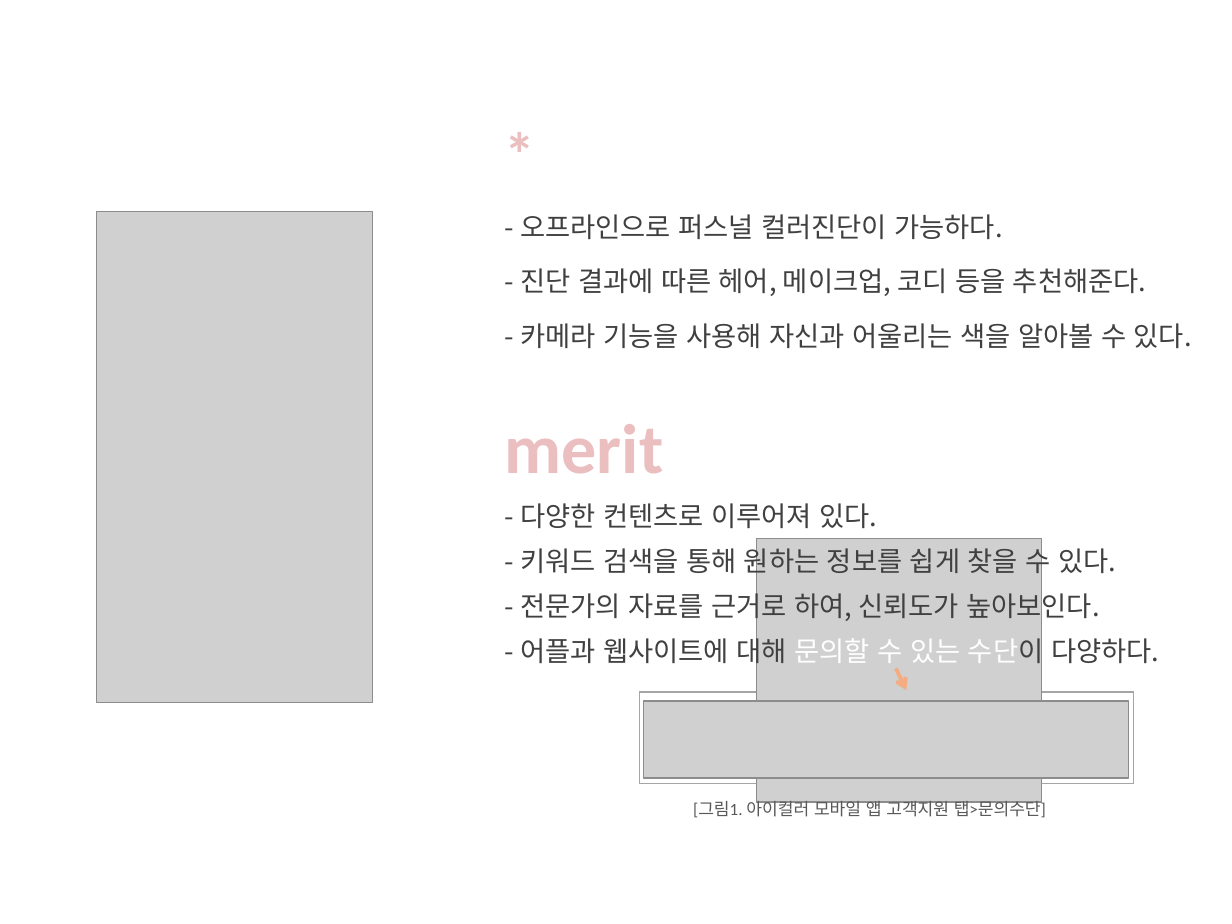
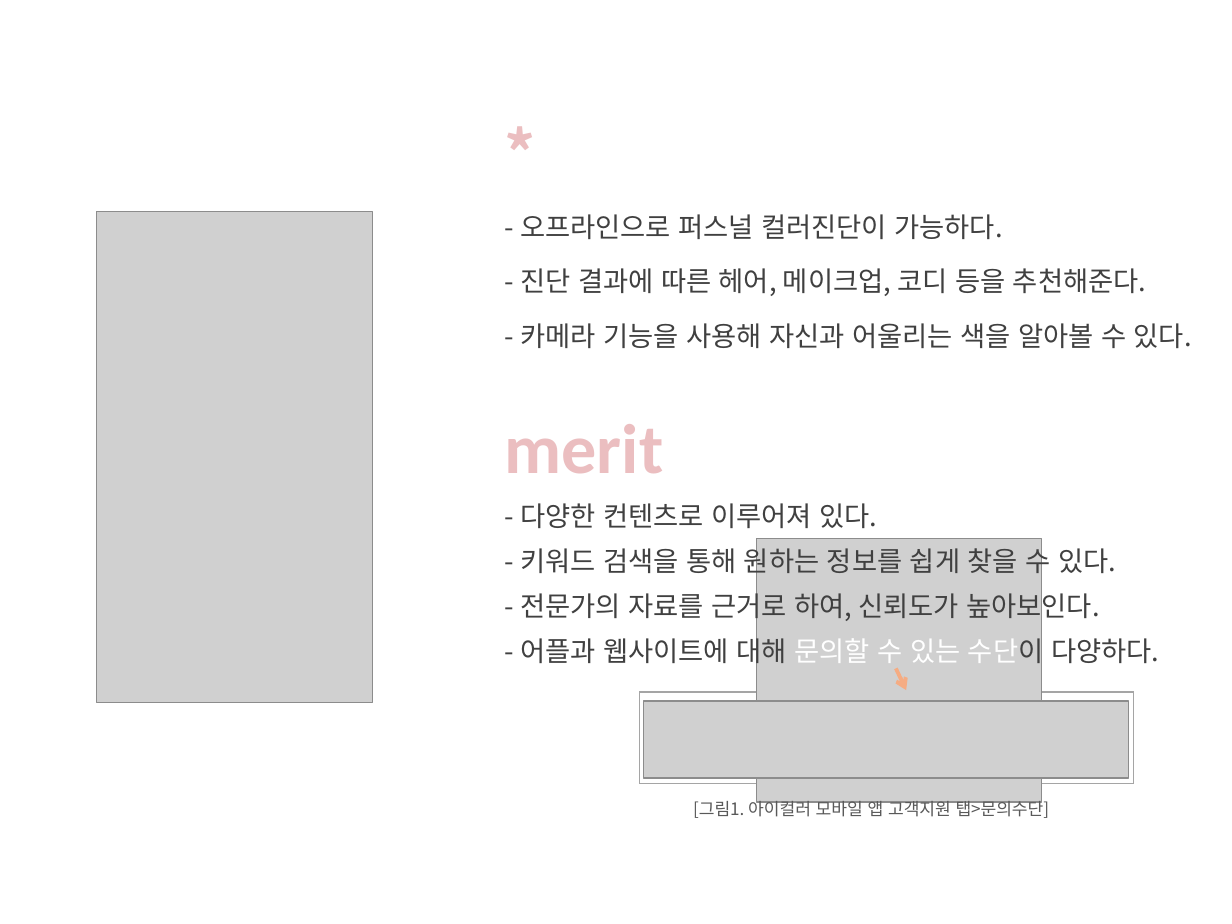
Before and after one commit to rlamj5555/ui_ux_test, a slide deck: slide 10 of project_2/ppt/project_hes.pptx. Drawn at 1232x924 pixels with LibreOffice and Linux fonts; fonts in the diff are those of the drawing; grey boxes stand for pictures; background and template pictures are left out. Boxes give left, top, right and bottom in pixels: in the first picture for what was removed or moved away, otherwise in the second. Text is boxed around its words. In the diff, an @@ line names an element or a change of style, - is before the commit and + after.

```diff
--- a/project_2/ppt/project_hes.pptx
+++ b/project_2/ppt/project_hes.pptx
@@ text "*" at (x1=520, y1=214, x2=1192, y2=348): font Calibri to Noto Sans CJK KR in "*" @@
@@ text "[그림1. 아이컬러 모바일 앱 고객지원 ..." at (x1=693, y1=798, x2=1050, y2=818): font Calibri to Noto Sans CJK KR @@
```
Also in this commit, not shown: 7 other slides changed, 24 other files.
